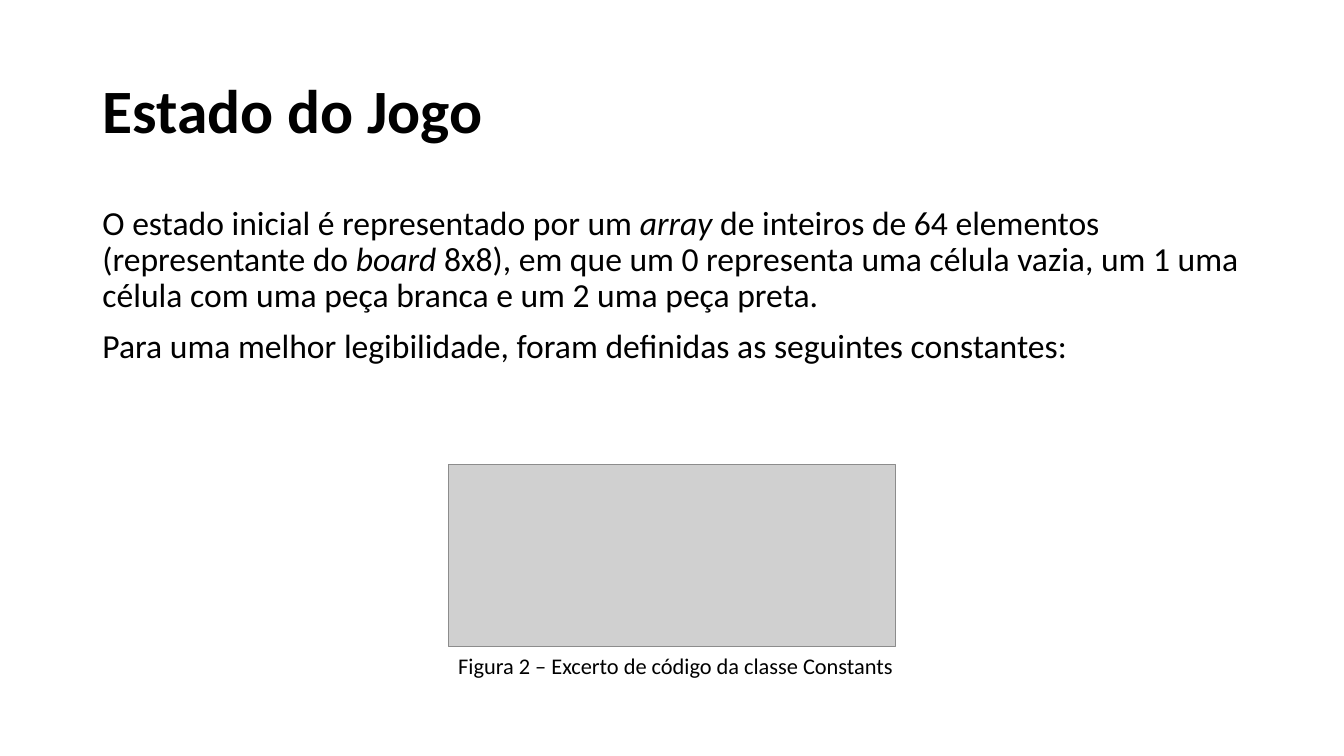
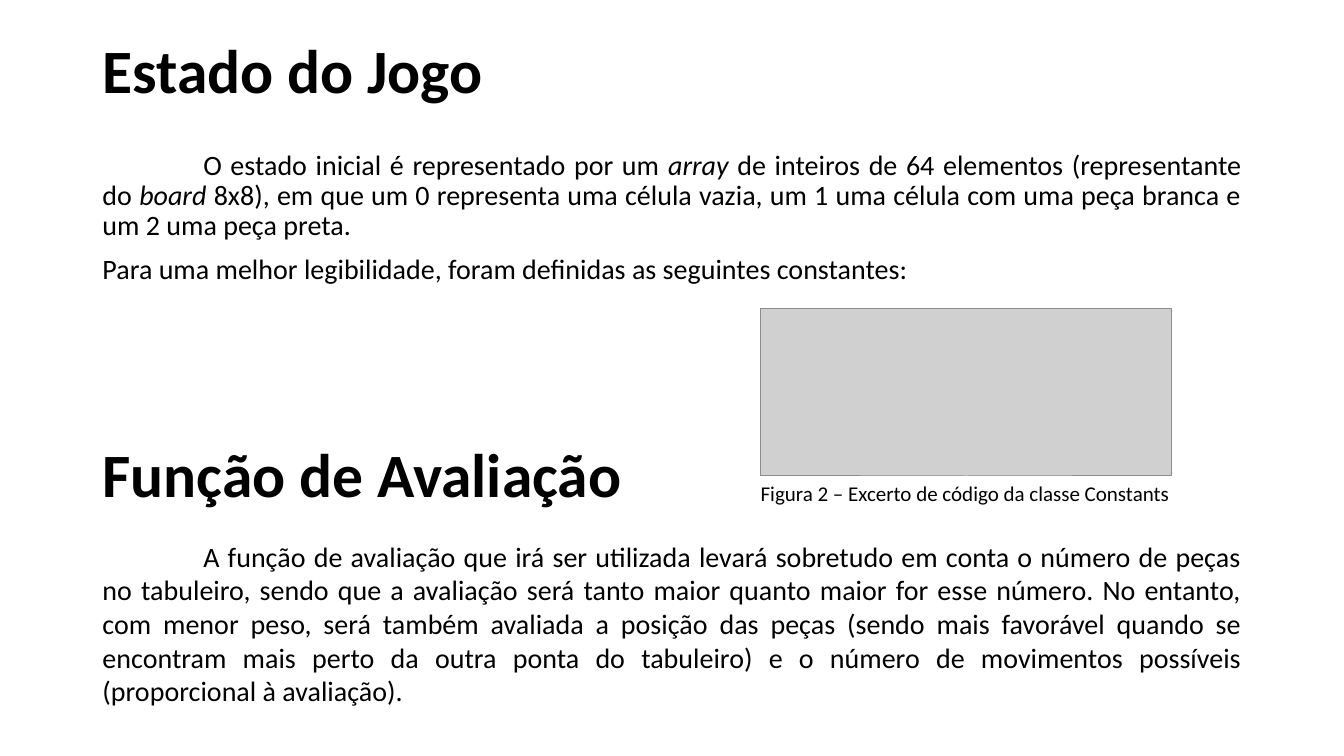
Before and after one commit to SergioDias47/Eximo, a slide deck: slide 4 of docs/IART-Eximo.pptx. Drawn at 1344x756 pixels with LibreOffice and Linux fonts; fonts in the diff are those of the drawing; grey boxes stand for pictures. Boxes give left, top, right and bottom in pixels: in the first picture for what was removed or moved away, otherwise in the second. Text is boxed around its words. In the diff, an @@ line names an element or a change of style, - is before the commit and + after.

```diff
--- a/docs/IART-Eximo.pptx
+++ b/docs/IART-Eximo.pptx
@@ title "Estado do Jogo": place and size @@
-title "Estado do Jogo" at [102, 89, 482, 144]
+title "Estado do Jogo" at [102, 49, 482, 104]
@@ text "O estado inicial é representado ...": place and size @@
-text "O estado inicial é representado ..." at [102, 211, 1239, 364]
+text "O estado inicial é representado ..." at [102, 154, 1241, 706]
@@ text at [102, 154, 1241, 284]: size 24 to 20 pt in "O estado inicial é representado por um ...", "Para uma melhor legibilidade, foram definidas as ..."; alignment left to justified @@
@@ picture: place and size @@
-picture at [449, 465, 896, 647]
+picture at [760, 309, 1172, 476]
@@ text added at [102, 453, 621, 508], 44 pt, text #000000, bold @@
+Função de Avaliação
@@ text "Figura 2 – Excerto de ...": place and size @@
-text "Figura 2 – Excerto de ..." at [458, 658, 893, 678]
+text "Figura 2 – Excerto de ..." at [761, 486, 1169, 505]
@@ text "Figura 2 – Excerto de ..." at [761, 486, 1169, 505]: size 16 to 15 pt @@
@@ text at [102, 547, 1241, 706]: paragraph added @@
+A função de avaliação que irá ser utilizada levará sobretudo em conta o número de peças no tabuleiro, sendo que a avaliação será tanto maior quanto maior for esse número. No entanto, com menor peso, será também avaliada a posição das peças (sendo mais favorável quando se encontram mais perto da outra ponta do tabuleiro) e o número de movimentos possíveis (proporcional à avaliação).
```
Also in this commit, not shown: 2 other slides changed, 5 other files.
